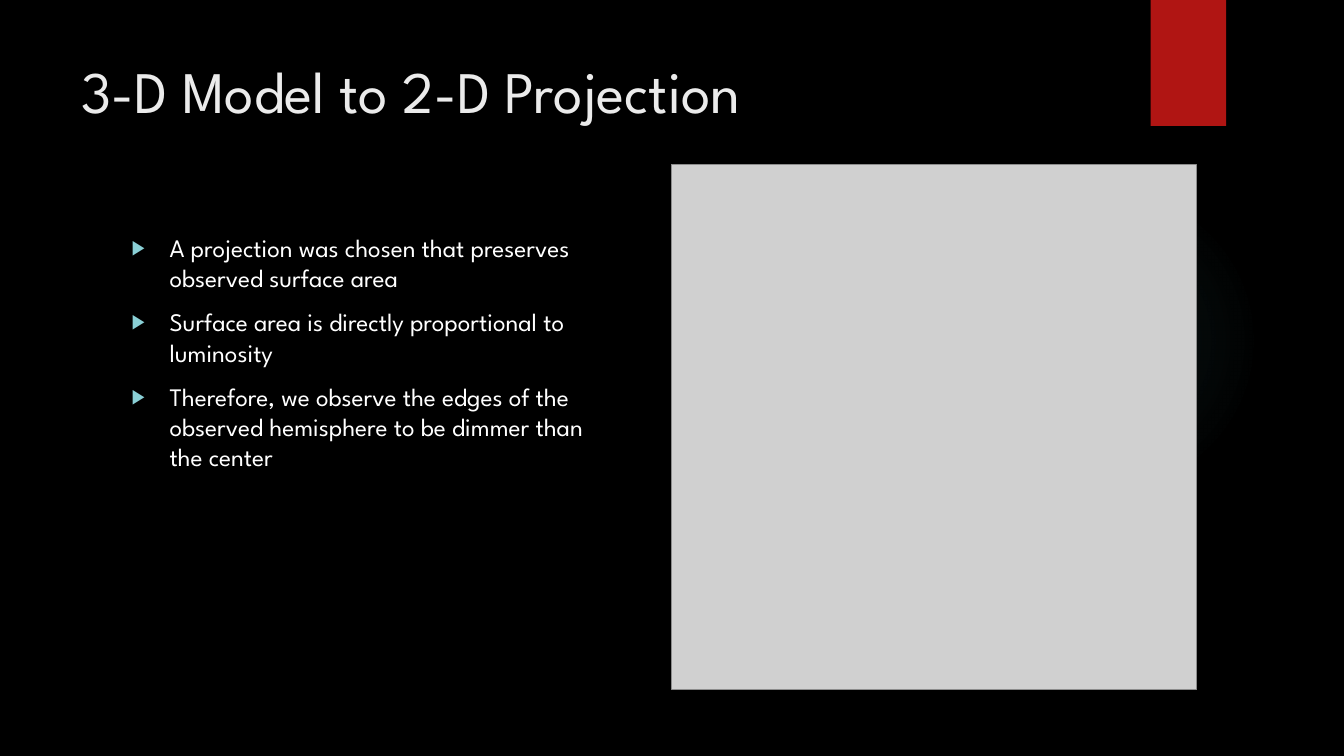
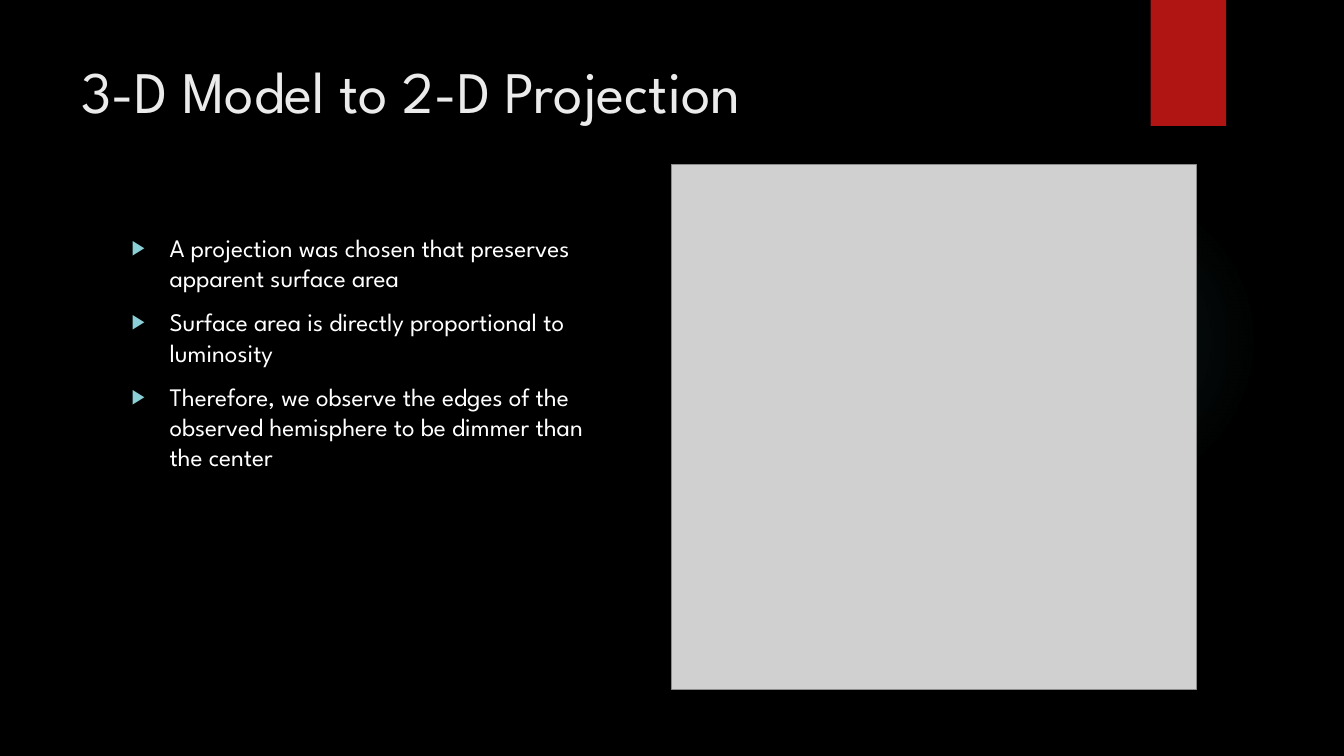
Before and after one commit to mljohn2151/ASTR-3150-GitHub, a slide deck: slide 4 of FUSE - Mottled Stars/FUSE Methodology/Mottled Stars Methodology.pptx. Drawn at 1344x756 pixels with LibreOffice and Linux fonts; fonts in the diff are those of the drawing; grey boxes stand for pictures; background and template pictures are left out. Boxes give left, top, right and bottom in pixels: in the first picture for what was removed or moved away, otherwise in the second. Text is boxed around its words. In the diff, an @@ line names an element or a change of style, - is before the commit and + after.

```diff
--- a/FUSE - Mottled Stars/FUSE Methodology/Mottled Stars Methodology.pptx
+++ b/FUSE - Mottled Stars/FUSE Methodology/Mottled Stars Methodology.pptx
@@ text at (170,239,570,293): text changed @@
-▶ A projection was chosen that preserves observed surface area
+▶ A projection was chosen that preserves apparent surface area
```
Also in this commit, not shown: 1 other slide changed, 2 other files.
